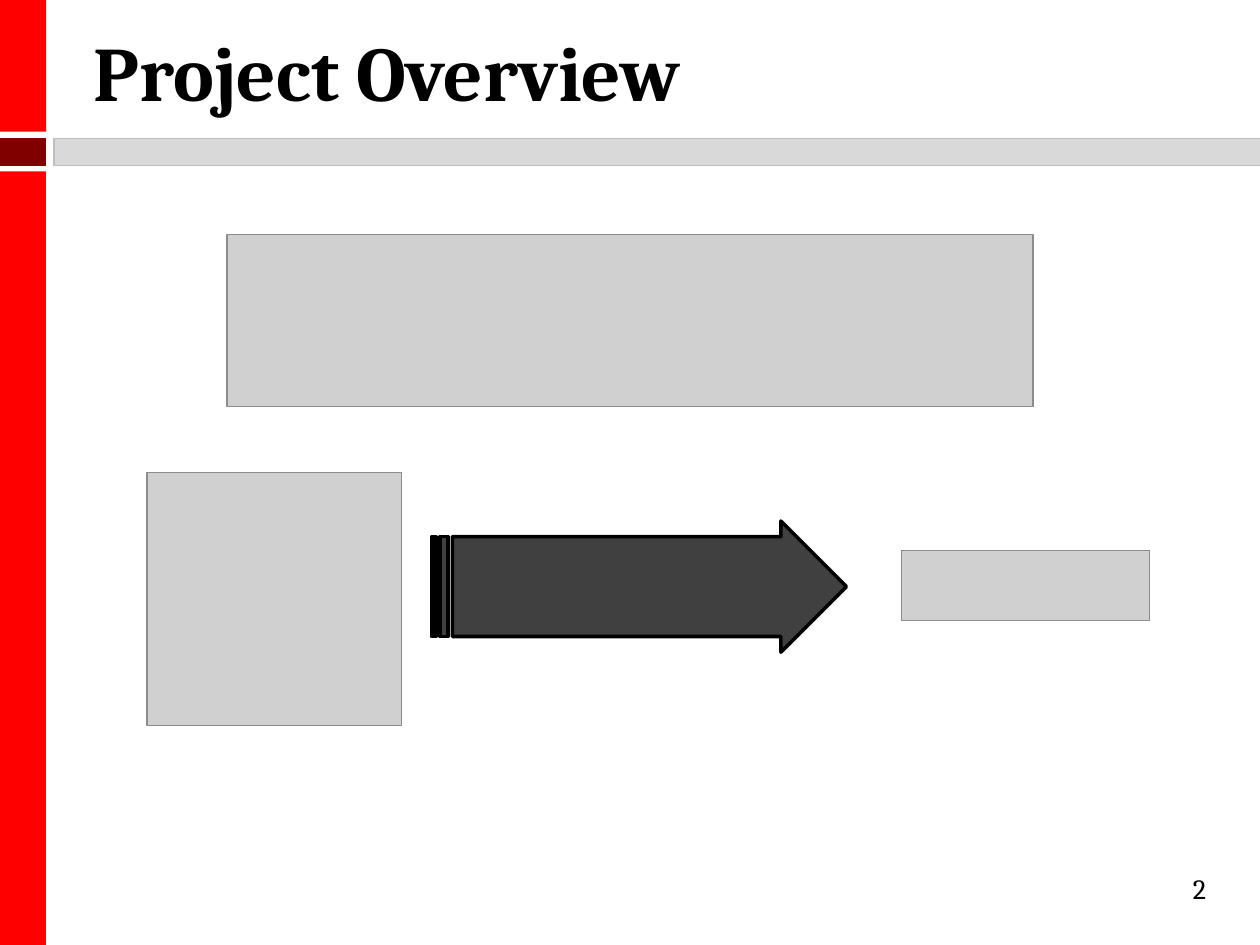
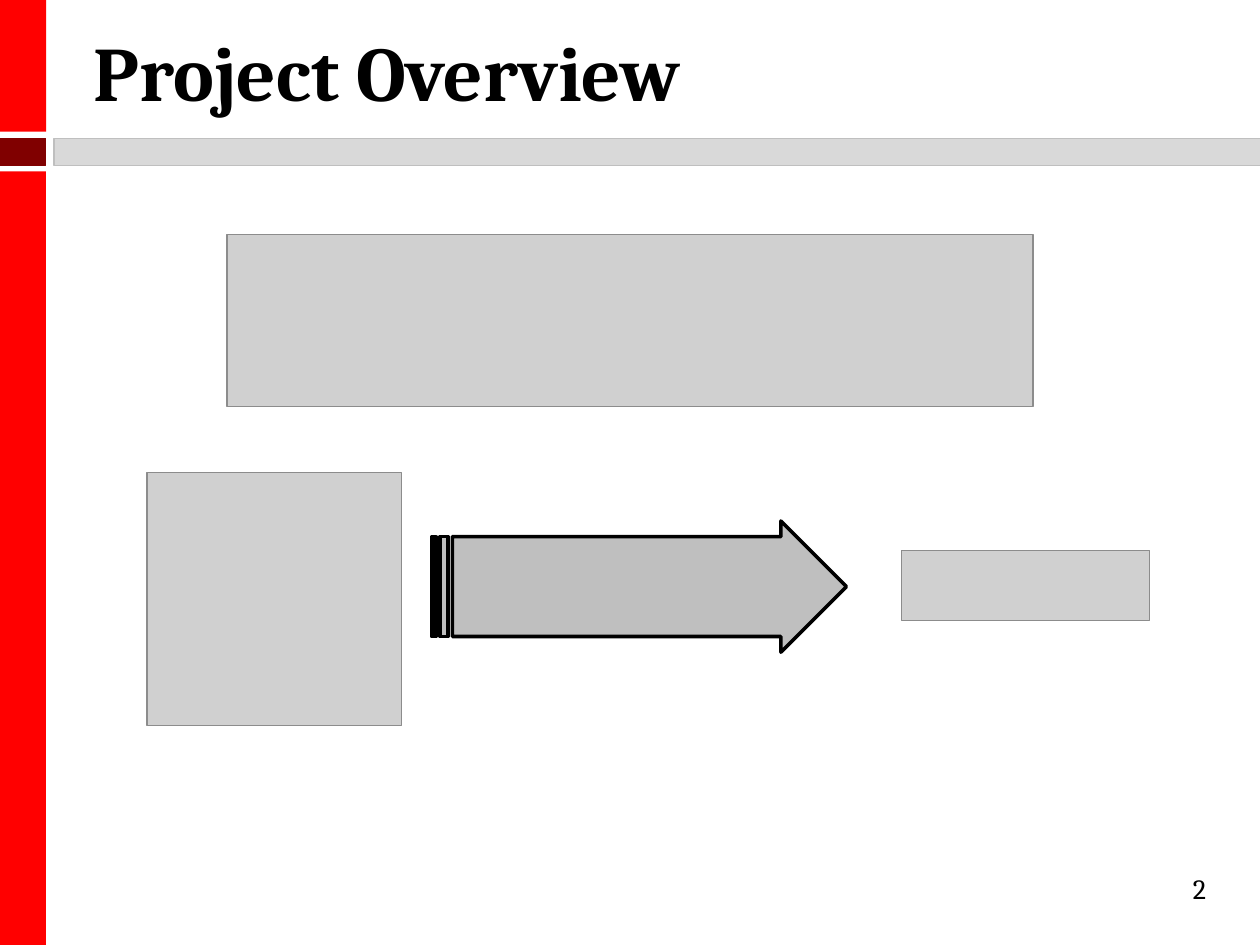
Before and after one commit to kmhoo/AdvancedMLProject, a slide deck: slide 2 of advML_final_presentation.pptx. Drawn at 1260x945 pixels with LibreOffice and Linux fonts; fonts in the diff are those of the drawing; grey boxes stand for pictures. Boxes give left, top, right and bottom in pixels: in the first picture for what was removed or moved away, otherwise in the second. Text is boxed around its words. In the diff, an @@ line names an element or a change of style, - is before the commit and + after.

```diff
--- a/advML_final_presentation.pptx
+++ b/advML_final_presentation.pptx
@@ striped right arrow at [432, 522, 847, 653]: fill #404040 to #BFBFBF @@
```
Also in this commit, not shown: 4 other slides changed, 1 slide added.
